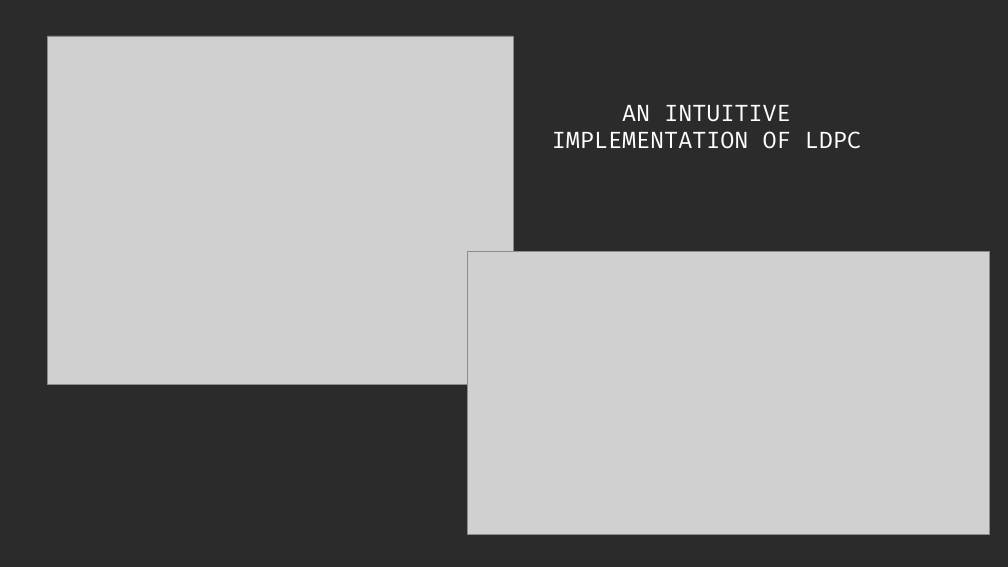
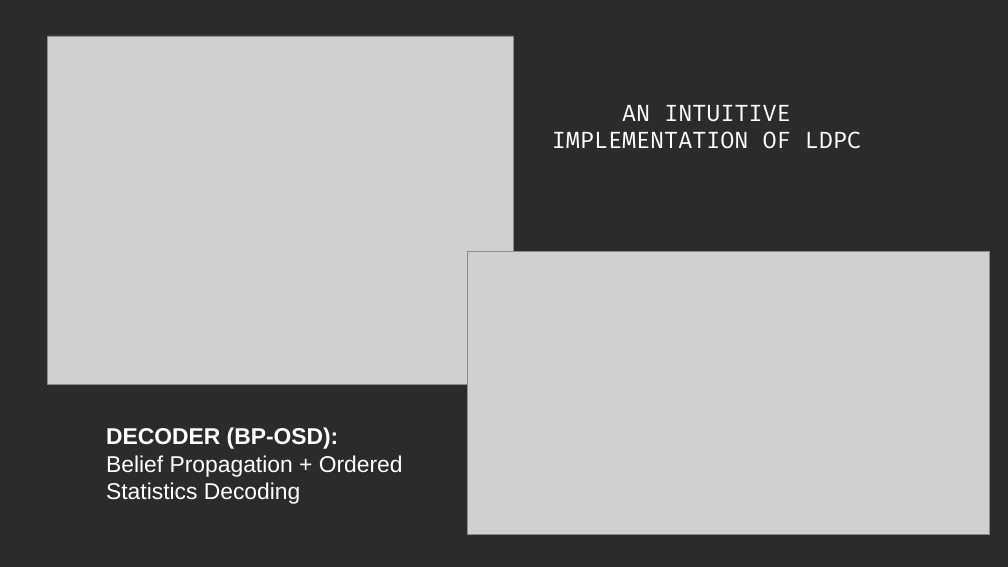
Before and after one commit to DanieleSalvi2810/QPFL_Hackathon_2026_Alice_and_Bob_Quantum_Icing, a slide deck: slide 9 of team-quantum_icing/presentation.odp (slide 8 before the commit). Drawn at 1008x567 pixels with LibreOffice and Linux fonts; fonts in the diff are those of the drawing; grey boxes stand for pictures; background and template pictures are left out; a plain dark background stands for a picture behind light text. Boxes give left, top, right and bottom in pixels: in the first picture for what was removed or moved away, otherwise in the second. Text is boxed around its words. In the diff, an @@ line names an element or a change of style, - is before the commit and + after.

```diff
--- a/team-quantum_icing/presentation.odp
+++ b/team-quantum_icing/presentation.odp
@@ text added at bbox=[106, 427, 403, 504], 18 pt, text #FFFFFF @@
+DECODER (BP-OSD):
+Belief Propagation + Ordered Statistics Decoding
```
Also in this commit, not shown: 8 other slides changed, 6 slides added.
